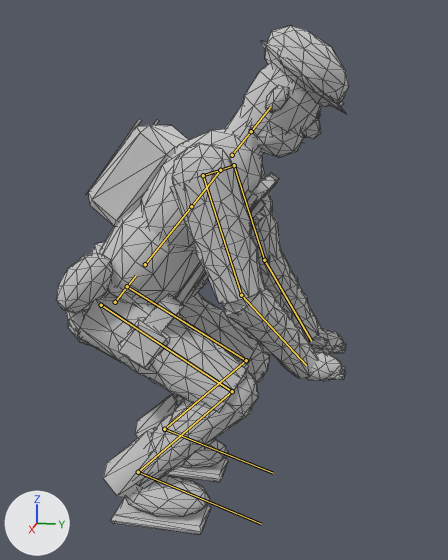
A saved change to the glTF model ambush_loop/art/v2/models/operator_mg_lod1.glb.
The view is the same before and after, from a camera (50 mm lens) standing at (1.664, 0.558, 1.105) and looking at (-0.004, 0.225, 0.688). The axes (+X, +Y, +Z) are drawn at lower left. The lights are the same throughout. The older version comes first. Both versions are drawn at frame 12 of the action 'pickup'; the numbers are the values there. The bones that change, and the others that lie on the model, are drawn over the model as lines. Mesh edges are drawn as thin lines.

Objects in the first picture: 'operator_mg_body.001'.
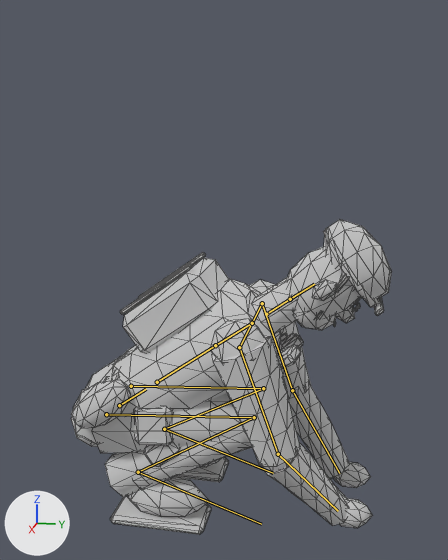
Location of each change, [x1, y1, x2, y2] in pixels of the pictures (448 x 560 px):
'operator_mg_body.001', posed (10% wider, 38% shorter)
    before: [56, 26, 349, 535]
    after: [71, 220, 392, 535]
bone 'pelvis', root to tip
    before: (115, 302) to (136, 275)
    after: (119, 405) to (146, 389)
bone 'clavicle.L', root to tip
    before: (220, 170) to (234, 165)
    after: (252, 323) to (262, 303)
bone 'upper_arm.L', root to tip
    before: (234, 165) to (264, 260)
    after: (262, 303) to (292, 390)
bone 'forearm.L', root to tip
    before: (264, 260) to (311, 341)
    after: (292, 390) to (339, 473)
bone 'clavicle.R', root to tip
    before: (220, 170) to (203, 175)
    after: (252, 323) to (239, 347)
bone 'upper_arm.R', root to tip
    before: (203, 175) to (241, 295)
    after: (239, 347) to (278, 454)
bone 'forearm.R', root to tip
    before: (241, 295) to (306, 365)
    after: (278, 454) to (338, 511)
bone 'thigh.L', root to tip
    before: (127, 286) to (246, 360)
    after: (131, 386) to (263, 388)
bone 'shin.L', root to tip
    before: (246, 360) to (164, 429)
    after: (263, 388) to (164, 429)
bone 'thigh.R', root to tip
    before: (101, 305) to (232, 391)
    after: (106, 414) to (254, 417)
bone 'shin.R', root to tip
    before: (232, 391) to (138, 472)
    after: (254, 417) to (138, 472)

Patch to the scene script:
```diff
--- a/ambush_loop/art/v2/models/operator_mg_lod1.glb.py
+++ b/ambush_loop/art/v2/models/operator_mg_lod1.glb.py
@@ bone_pelvis @@
 bone_pelvis = bpy.data.objects['Rig.001'].pose.bones['pelvis']  # child of 'root'
-bone_pelvis.location = (0.0, -0.324, 0.1)
-bone_pelvis.rotation_quaternion = (0.942, -0.336, 0.0, 0.0)  # degrees (-39, 0, 0)
+bone_pelvis.location = (0.0, -0.654, 0.1)
+bone_pelvis.rotation_quaternion = (0.889, -0.457, 0.0, 0.0)  # degrees (-54, 0, 0)
@@ bone_clavicle_l @@
 bone_clavicle_l = bpy.data.objects['Rig.001'].pose.bones['clavicle.L']  # child of 'chest'
-bone_clavicle_l.rotation_quaternion = (0.942, 0.0, -0.336, 0.0)  # degrees (0, -39, 0)
+bone_clavicle_l.rotation_quaternion = (0.889, 0.0, -0.457, 0.0)  # degrees (0, -54, 0)
@@ bone_upper_arm_l @@
 bone_upper_arm_l = bpy.data.objects['Rig.001'].pose.bones['upper_arm.L']  # child of 'clavicle.L'
-bone_upper_arm_l.rotation_quaternion = (0.994, 0.033, 0.0, -0.106)  # degrees (4, 0, -12)
+bone_upper_arm_l.rotation_quaternion = (0.992, 0.044, 0.0, -0.117)  # degrees (5, 1, -13)
@@ bone_forearm_l @@
 bone_forearm_l = bpy.data.objects['Rig.001'].pose.bones['forearm.L']  # child of 'upper_arm.L'
-bone_forearm_l.rotation_quaternion = (0.816, -0.574, 0.045, -0.041)  # degrees (-70, 2, -7)
+bone_forearm_l.rotation_quaternion = (0.806, -0.589, 0.046, -0.025)  # degrees (-72, 3, -5)
@@ bone_clavicle_r @@
 bone_clavicle_r = bpy.data.objects['Rig.001'].pose.bones['clavicle.R']  # child of 'chest'
-bone_clavicle_r.rotation_quaternion = (0.942, 0.0, 0.336, 0.0)  # degrees (0, 39, 0)
+bone_clavicle_r.rotation_quaternion = (0.889, 0.0, 0.457, 0.0)  # degrees (0, 54, 0)
@@ bone_upper_arm_r @@
 bone_upper_arm_r = bpy.data.objects['Rig.001'].pose.bones['upper_arm.R']  # child of 'clavicle.R'
-bone_upper_arm_r.rotation_quaternion = (0.994, 0.033, 0.0, 0.106)  # degrees (4, 0, 12)
+bone_upper_arm_r.rotation_quaternion = (0.992, 0.044, 0.0, 0.117)  # degrees (5, -1, 13)
@@ bone_forearm_r @@
 bone_forearm_r = bpy.data.objects['Rig.001'].pose.bones['forearm.R']  # child of 'upper_arm.R'
-bone_forearm_r.rotation_quaternion = (0.816, -0.574, -0.045, 0.041)  # degrees (-70, -2, 7)
+bone_forearm_r.rotation_quaternion = (0.806, -0.589, -0.046, 0.025)  # degrees (-72, -3, 5)
@@ bone_thigh_l @@
 bone_thigh_l = bpy.data.objects['Rig.001'].pose.bones['thigh.L']  # child of 'pelvis'
-bone_thigh_l.location = (0.0, 0.004, -0.013)
-bone_thigh_l.rotation_quaternion = (0.674, 0.738, -0.017, -0.032)  # degrees (95, 1, -4)
+bone_thigh_l.location = (0.0, 0.007, -0.017)
+bone_thigh_l.rotation_quaternion = (0.3, 0.953, -0.014, -0.041)  # degrees (145, 4, -3)
@@ bone_shin_l @@
 bone_shin_l = bpy.data.objects['Rig.001'].pose.bones['shin.L']  # child of 'thigh.L'
-bone_shin_l.rotation_quaternion = (0.658, -0.753, -0.01, 0.016)  # degrees (-98, 1, 2)
+bone_shin_l.rotation_quaternion = (0.281, -0.959, 0.005, 0.036)  # degrees (-147, 4, 1)
@@ bone_foot_l @@
 bone_foot_l = bpy.data.objects['Rig.001'].pose.bones['foot.L']  # child of 'shin.L'
-bone_foot_l.rotation_quaternion = (0.934, 0.356, -0.016, -0.009)  # degrees (42, -1, -2)
+bone_foot_l.rotation_quaternion = (0.879, 0.474, -0.046, -0.019)  # degrees (57, -4, -4)
@@ bone_thigh_r @@
 bone_thigh_r = bpy.data.objects['Rig.001'].pose.bones['thigh.R']  # child of 'pelvis'
-bone_thigh_r.location = (0.0, 0.004, -0.013)
-bone_thigh_r.rotation_quaternion = (0.674, 0.738, 0.017, 0.032)  # degrees (95, -1, 4)
+bone_thigh_r.location = (0.0, 0.007, -0.017)
+bone_thigh_r.rotation_quaternion = (0.3, 0.953, 0.014, 0.041)  # degrees (145, -4, 3)
@@ bone_shin_r @@
 bone_shin_r = bpy.data.objects['Rig.001'].pose.bones['shin.R']  # child of 'thigh.R'
-bone_shin_r.rotation_quaternion = (0.658, -0.753, 0.01, -0.016)  # degrees (-98, -1, -2)
+bone_shin_r.rotation_quaternion = (0.281, -0.959, -0.005, -0.036)  # degrees (-147, -4, -1)
@@ bone_foot_r @@
 bone_foot_r = bpy.data.objects['Rig.001'].pose.bones['foot.R']  # child of 'shin.R'
-bone_foot_r.rotation_quaternion = (0.934, 0.356, 0.016, 0.009)  # degrees (42, 1, 2)
+bone_foot_r.rotation_quaternion = (0.879, 0.474, 0.046, 0.019)  # degrees (57, 4, 4)
```
